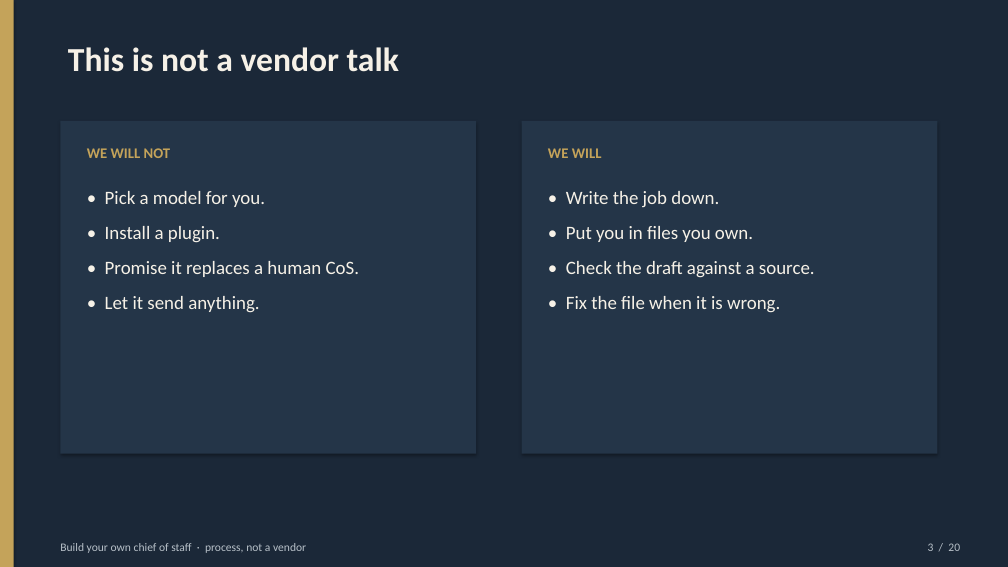
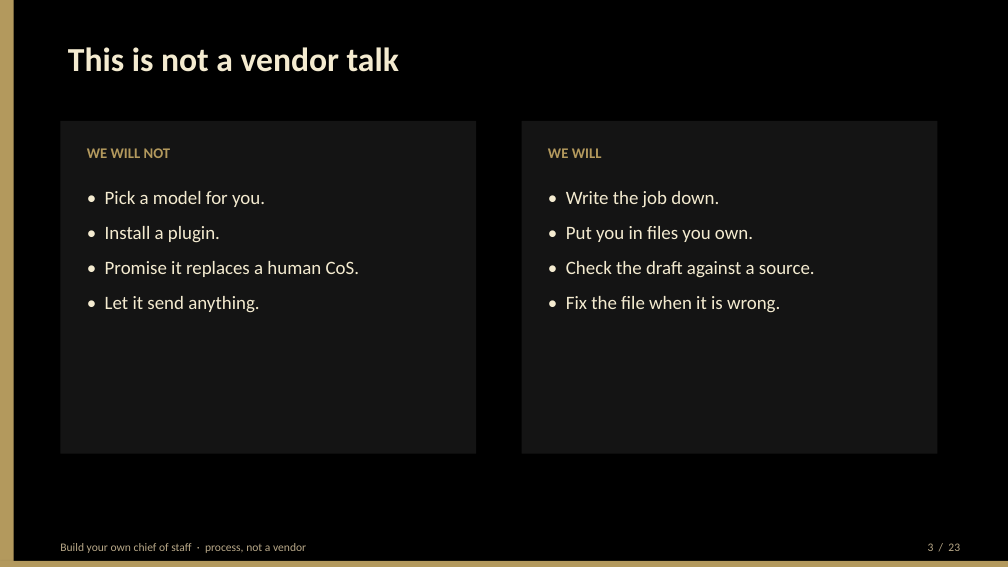
Before and after one commit to BittahCriminal/build-your-own-chief-of-staff, a slide deck: slide 3 of slides/building-your-own-chief-of-staff.pptx. Drawn at 1008x567 pixels with LibreOffice and Linux fonts; fonts in the diff are those of the drawing. Boxes give left, top, right and bottom in pixels: in the first picture for what was removed or moved away, otherwise in the second. Text is boxed around its words. In the diff, an @@ line names an element or a change of style, - is before the commit and + after.

Commit message:
Add the freeze-and-fail thought process; restyle the deck black and gold.
Nate's stall modes (core-first, blob-as-one-job, false success) become process prompts and three talk slides. Palette is black/gold only — no marks.

```diff
--- a/slides/building-your-own-chief-of-staff.pptx
+++ b/slides/building-your-own-chief-of-staff.pptx
@@ rectangle at bbox=[0, 0, 1008, 567]: fill #1B2838 to #000000 @@
@@ rectangle at bbox=[0, 0, 14, 567]: fill #C4A35A to #B3995D @@
@@ rectangle at bbox=[60, 121, 476, 454]: fill #243548 to #141414 @@
@@ text "WE WILL NOT" at bbox=[87, 148, 171, 158]: text colour #C4A35A to #B3995D @@
@@ rectangle at bbox=[522, 121, 938, 454]: fill #243548 to #141414 @@
@@ text "WE WILL" at bbox=[548, 148, 602, 158]: text colour #C4A35A to #B3995D @@
@@ text colour #F6F1E7 to #F4EBD0 in 3 elements at bbox=[68, 47, 399, 72], bbox=[105, 191, 359, 313], bbox=[566, 191, 815, 313] @@
@@ text "Build your own chief of ..." at bbox=[60, 543, 306, 553]: text colour #B7C0C8 to #B8A888 @@
@@ rectangle added at bbox=[0, 561, 1008, 567], fill #B3995D @@
@@ text at bbox=[928, 543, 960, 551]: text changed; text colour #B7C0C8 to #B8A888 @@
-3 / 20
+3 / 23
```
Also in this commit, not shown: 19 other slides changed, 3 slides added, 8 other files.
